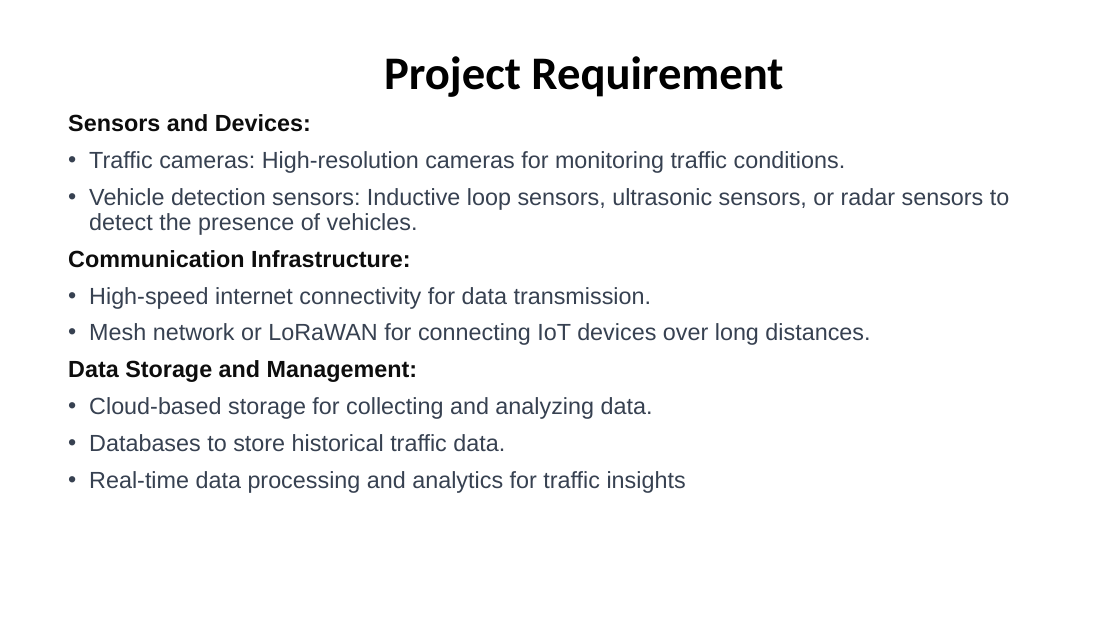
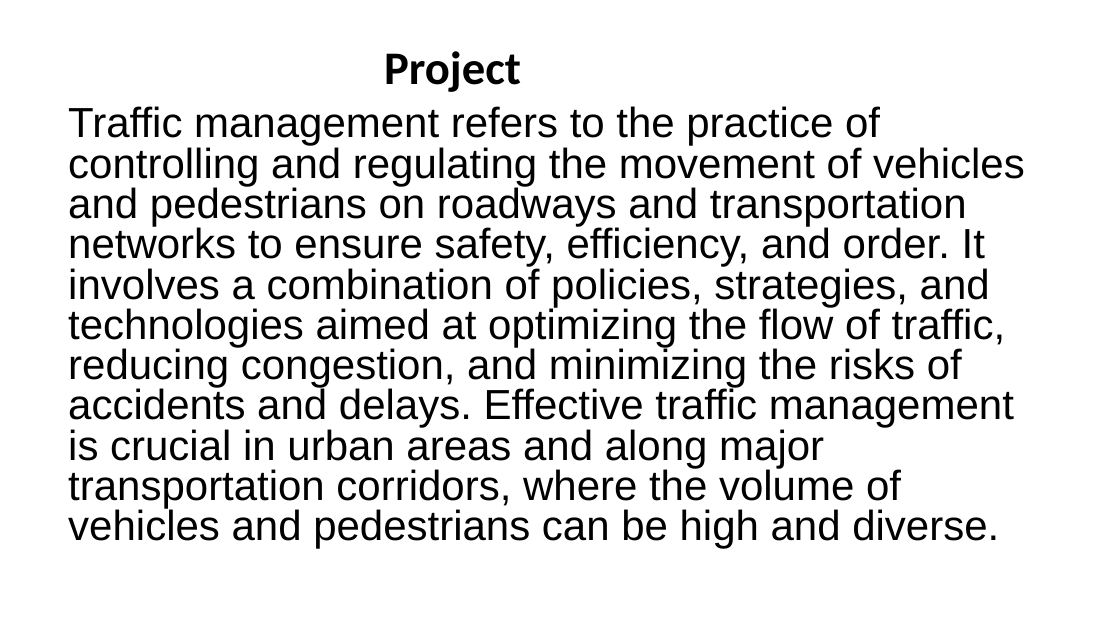
Before and after one commit to Mahesh-D2004/Traffic-management, a slide deck: slide 2 of Traffic management phase 4.pptx. Drawn at 1120x630 pixels with LibreOffice and Linux fonts; fonts in the diff are those of the drawing. Boxes give left, top, right and bottom in pixels: in the first picture for what was removed or moved away, otherwise in the second. Text is boxed around its words. In the diff, an @@ line names an element or a change of style, - is before the commit and + after.

```diff
--- a/Traffic management phase 4.pptx
+++ b/Traffic management phase 4.pptx
@@ text at (68,51,1025,549): text changed; size 20 to 36 pt; text colour #374151 to #000000 @@
-Project Requirement
-Sensors and Devices:
-• Traffic cameras: High-resolution cameras for monitoring traffic conditions.
-• Vehicle detection sensors: Inductive loop sensors, ultrasonic sensors, or radar sensors to detect the presence of vehicles.
-Communication Infrastructure:
-• High-speed internet connectivity for data transmission.
-• Mesh network or LoRaWAN for connecting IoT devices over long distances.
-Data Storage and Management:
-• Cloud-based storage for collecting and analyzing data.
-• Databases to store historical traffic data.
-• Real-time data processing and analytics for traffic insights
+Project
+Traffic management refers to the practice of controlling and regulating the movement of vehicles and pedestrians on roadways and transportation networks to ensure safety, efficiency, and order. It involves a combination of policies, strategies, and technologies aimed at optimizing the flow of traffic, reducing congestion, and minimizing the risks of accidents and delays. Effective traffic management is crucial in urban areas and along major transportation corridors, where the volume of vehicles and pedestrians can be high and diverse.
```
Also in this commit, not shown: 5 slides added, 4 slides removed.
